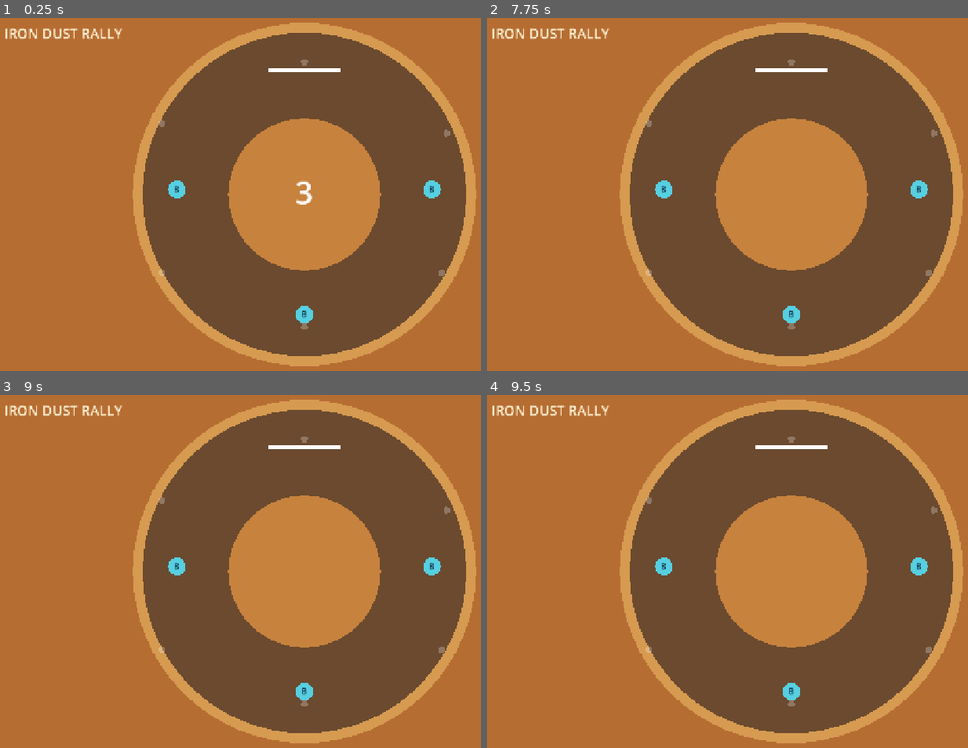
Above: before the commit, frames 1-4 (two rows, left to right).
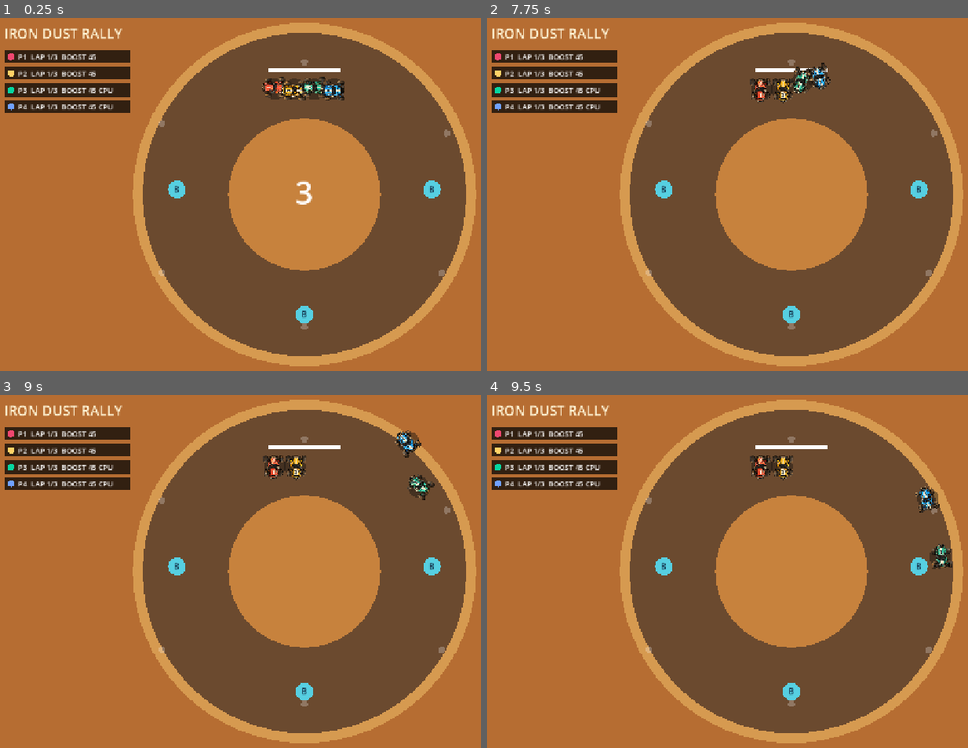
Above: after the commit, the same moments.

Repository: WeCr8/iron-dust-rally
Game: Godot game, scene res://scenes/main.tscn
The game is run twice, just before and just after one commit, with the same random seed, the same clock (stepped at 60 frames per second) and the same inputs.
Inputs:
- Up to frame 1 (0.25 s): no input
- Up to frame 2 (7.75 s): tap Enter at 0.5 s; tap R (restart) every 0.75 s from 1.25 to 4.25 s
- Up to frame 3 (9 s): no input
- Up to frame 4 (9.5 s): no input

The runs differ from the first frame. In frame 1, 4.7% of the frame differs, in the area x 0-72%, y 9-27%; in frame 2, 4.7%; in frame 3, 4.8%, in the area x 0-91%, y 9-30%; in frame 4, 4.8%.
Error before the commit: Parse Error: Cannot infer the type of "use_boost" variable because the value doesn't have a set type. (res://scripts/racer.gd:85)

Commit message:
game: fix strict-typed GDScript variable inference across racer.gd/main.gd
Godot 4.7 treats Variant-type-inference warnings as errors. Several
:= declarations (clamp() results, ternary expressions, typed-array
indexing) were inferring as Variant instead of their concrete type,
which cascaded into a full compile failure for main.gd and blocked
every autonomous-loop patch review. This was a pre-existing baseline
defect, not introduced by the loop. Also commits the .import/.uid
sidecar files generated by the first real Godot project import.

Diff:
--- a/game/scripts/main.gd
+++ b/game/scripts/main.gd
@@ -96,13 +96,13 @@
 	draw_line(Vector2(565, 105), Vector2(715, 105), Color.WHITE, 8.0)
 	draw_string(title_font, Vector2(28, 42), "IRON DUST RALLY", HORIZONTAL_ALIGNMENT_LEFT, -1, 28, Color("fff3d4"))
 	for i in racers.size():
-		var racer := racers[i]
-		var status := "FIN %d" % racer.finish_place if racer.finished else "LAP %d/3  BOOST %d" % [min(racer.lap + 1, 3), int(racer.boost)]
+		var racer: RallyRacer = racers[i]
+		var status: String = ("FIN %d" % racer.finish_place) if racer.finished else ("LAP %d/3  BOOST %d" % [min(racer.lap + 1, 3), int(racer.boost)])
 		draw_rect(Rect2(28, 66 + i * 34, 255, 26), Color(0.05, 0.04, 0.03, 0.78), true)
 		draw_circle(Vector2(42, 79 + i * 34), 7.0, COLORS[i])
 		draw_string(title_font, Vector2(56, 85 + i * 34), "P%d  %s%s" % [i + 1, status, " CPU" if not racer.human else ""], HORIZONTAL_ALIGNMENT_LEFT, -1, 15, Color.WHITE)
 	if not race_started:
-		var text := str(max(1, ceili(countdown))) if countdown > 0.0 else "GO!"
+		var text: String = str(max(1, ceili(countdown))) if countdown > 0.0 else "GO!"
 		draw_string(title_font, Vector2(585, 380), text, HORIZONTAL_ALIGNMENT_CENTER, 110, 64, Color.WHITE)
 	elif finish_count == 4:
 		draw_rect(Rect2(440, 265, 400, 160), Color(0.04, 0.03, 0.02, 0.9), true)
--- a/game/scripts/racer.gd
+++ b/game/scripts/racer.gd
@@ -48,7 +48,7 @@
 		velocity = Vector2.from_angle(heading) * speed
 		move_and_slide()
 		return
-	var intent := _human_intent() if human else _cpu_intent()
+	var intent: Vector3 = _human_intent() if human else _cpu_intent()
 	var throttle: float = intent.x
 	var steer: float = intent.y
 	if throttle > 0.0:
@@ -60,7 +60,7 @@
 	if intent.z > 0.5 and boost > 0.0 and speed > 30.0:
 		speed = min(speed + 260.0 * delta, MAX_SPEED * 1.34)
 		boost = max(0.0, boost - 28.0 * delta)
-	var steering_scale := clamp(abs(speed) / 95.0, 0.15, 1.0)
+	var steering_scale: float = clamp(abs(speed) / 95.0, 0.15, 1.0)
 	heading += steer * TURN_RATE * steering_scale * delta * sign(speed if abs(speed) > 2.0 else 1.0)
 	var radial := position.distance_to(track_center)
 	if radial < 150.0 or radial > 335.0:
@@ -80,9 +80,9 @@
 func _cpu_intent() -> Vector3:
 	var desired := position.direction_to(next_target).angle()
 	var error := wrapf(desired - heading, -PI, PI)
-	var steer := clamp(error * 1.8, -1.0, 1.0)
-	var throttle := 0.58 if abs(error) > 1.15 else 1.0
-	var use_boost := boost > 20.0 and abs(error) < 0.18 and position.distance_to(next_target) > 220.0
+	var steer: float = clamp(error * 1.8, -1.0, 1.0)
+	var throttle: float = 0.58 if abs(error) > 1.15 else 1.0
+	var use_boost: bool = boost > 20.0 and abs(error) < 0.18 and position.distance_to(next_target) > 220.0
 	return Vector3(throttle, steer, 1.0 if use_boost else 0.0)
 
 func add_boost(amount: float) -> void:
Not shown, added: game/assets/art/environment_atlas.png.import
Not shown, added: game/assets/art/logo_ui_atlas.png.import
Not shown, added: game/assets/art/vehicles_atlas.png.import
Not shown, added: game/assets/audio/boost.wav.import
Not shown, added: game/assets/audio/countdown.wav.import
Not shown, added: game/assets/audio/engine_loop.wav.import
Not shown, added: game/assets/audio/finish_stinger.wav.import
Not shown, added: game/assets/audio/impact.wav.import
Not shown, added: game/assets/audio/pickup.wav.import
Not shown, added: game/scripts/main.gd.uid
Not shown, added: game/scripts/racer.gd.uid
